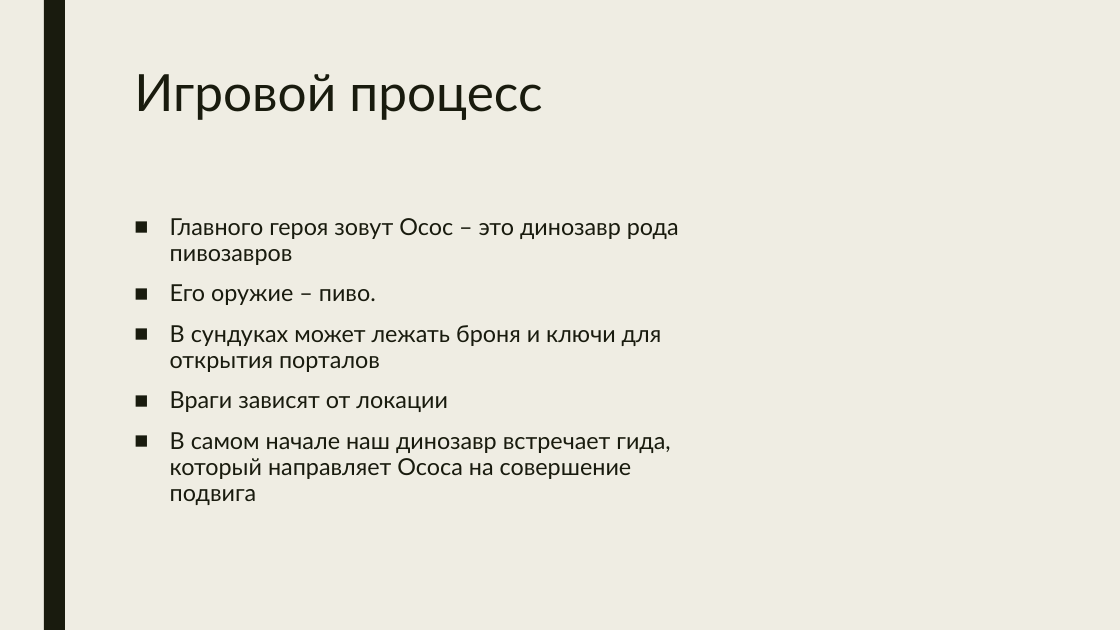
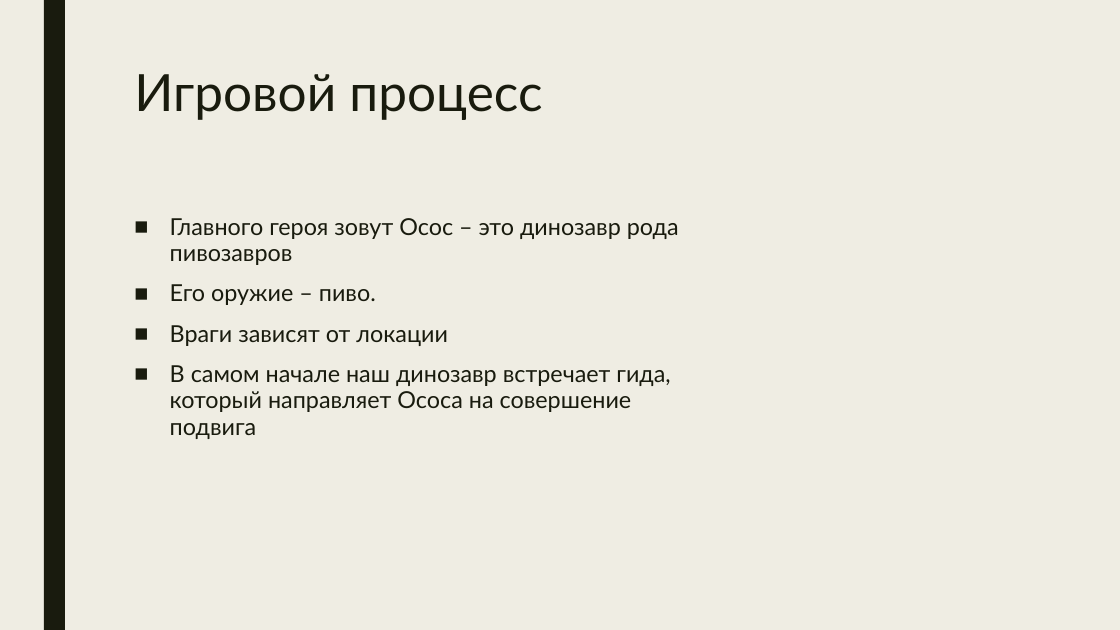
Before and after one commit to MZolotovitskiy/Osos-Journey-to-Valhalla, a slide deck: slide 4 of Documentation/The_Osos_Journey_to_Valhalla.pptx. Drawn at 1120x630 pixels with LibreOffice and Linux fonts; fonts in the diff are those of the drawing. Boxes give left, top, right and bottom in pixels: in the first picture for what was removed or moved away, otherwise in the second. Text is boxed around its words. In the diff, an @@ line names an element or a change of style, - is before the commit and + after.

```diff
--- a/Documentation/The_Osos_Journey_to_Valhalla.pptx
+++ b/Documentation/The_Osos_Journey_to_Valhalla.pptx
@@ text at [170,325,662,372]: paragraph removed @@
-■ В сундуках может лежать броня и ключи для открытия порталов
```
Also in this commit, not shown: 3 other slides changed.
